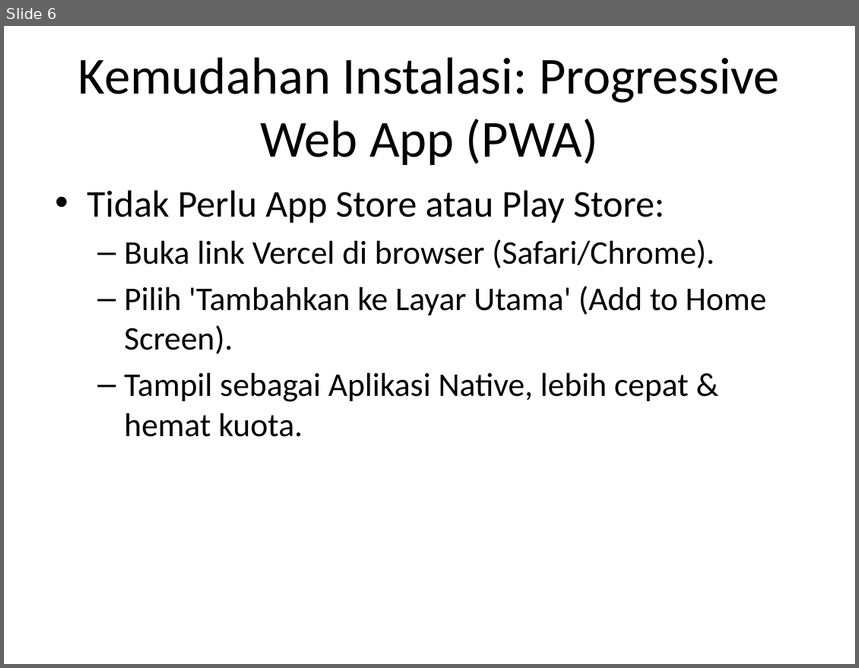
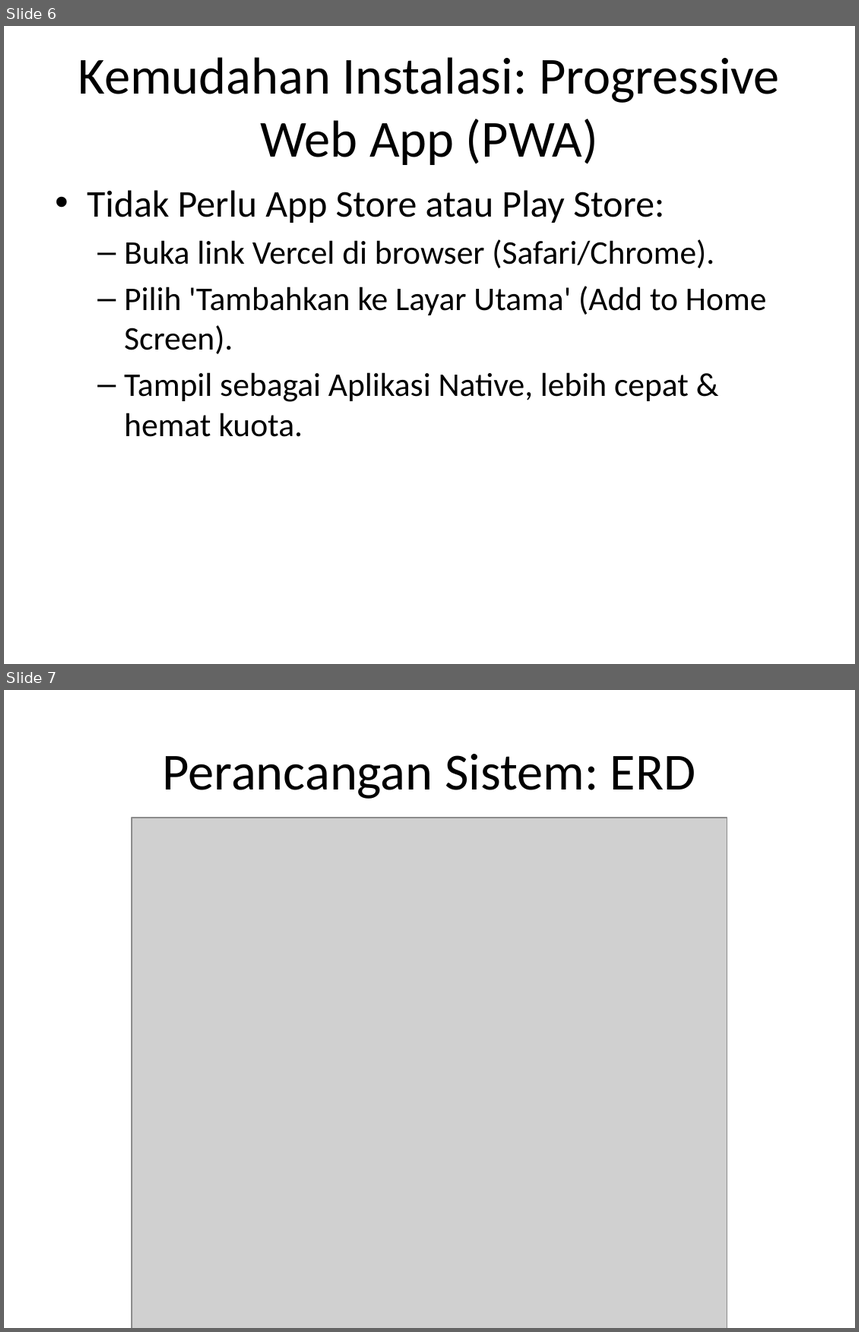
Before and after one commit to deaglobalniaga/HRIS-DEA, a slide deck: docs-scripts/Presentasi_HRIS.pptx. Shown one above the other, each under a label of ours: slide 6 before the commit, slides 6 and 7 after it. The pictures are 859x668 and 859x1332 pixels, drawn with LibreOffice and Linux fonts; fonts in the diff are those of the drawing; grey boxes stand for pictures. Boxes give left, top, right and bottom in pixels: in the first picture for what was removed or moved away, otherwise in the second. Text is boxed around its words. In the diff, an @@ line names an element or a change of style, - is before the commit and + after.

```diff
--- a/docs-scripts/Presentasi_HRIS.pptx
+++ b/docs-scripts/Presentasi_HRIS.pptx
@@ slide 7 added at (x1=4, y1=690, x2=855, y2=1328), background #FFFFFF @@
@@ title added at (x1=163, y1=754, x2=696, y2=799), 44 pt, text #000000 @@
+Perancangan Sistem: ERD
@@ picture added at (x1=132, y1=818, x2=728, y2=1328) @@
```
Also in this commit, not shown: 1 slide changed, 3 other slides added, 1 slide removed, 15 other files.
